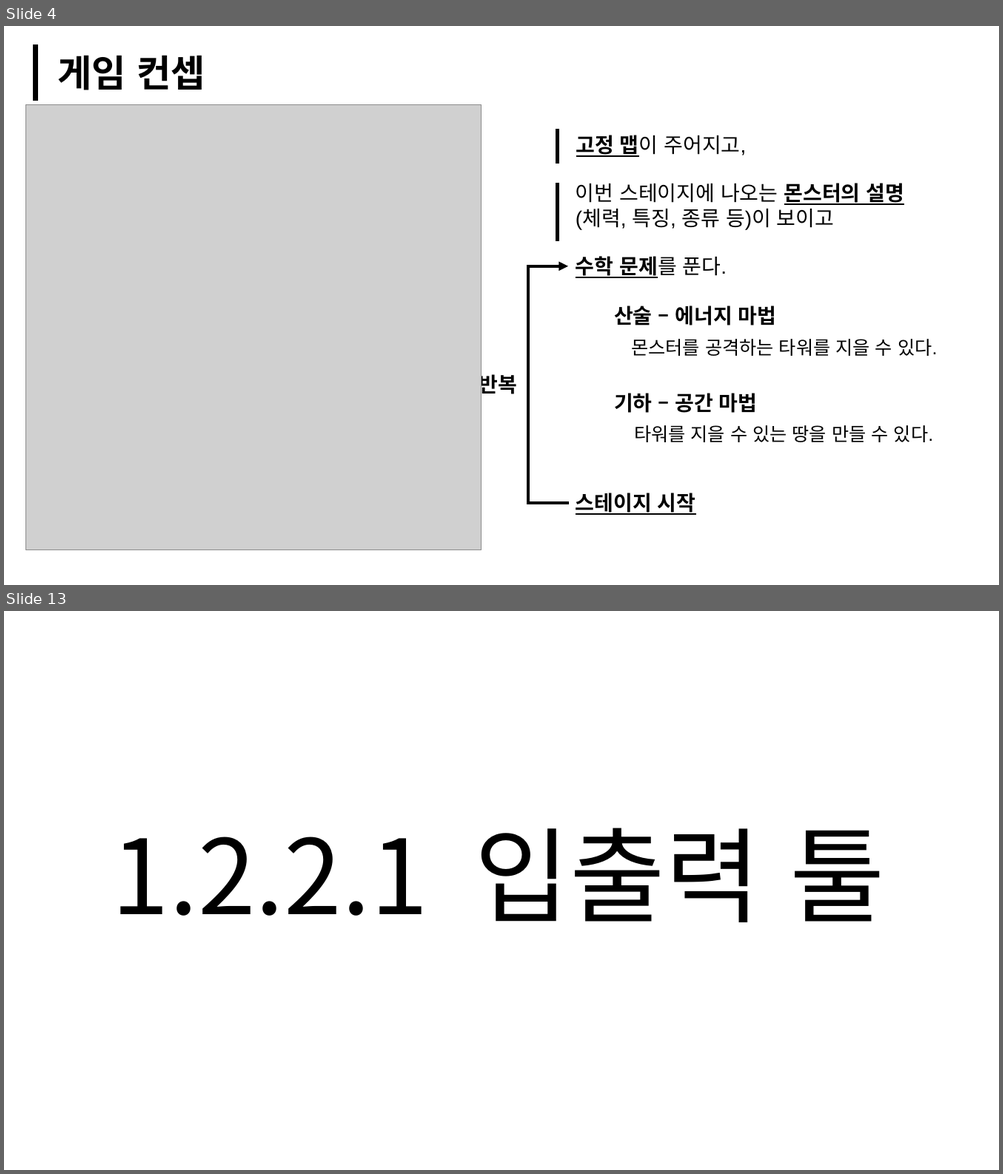
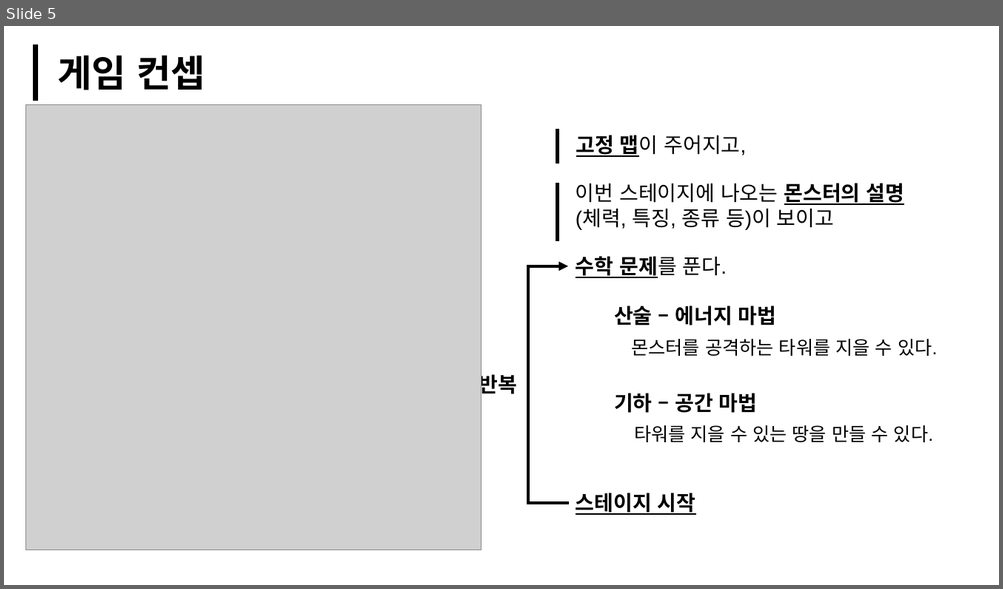
Before and after one commit to Bandyck/WinAPI_Serious, a slide deck: 0818.PPT문서제작/WinApiProject_Serious_임경태.pptx. Shown one above the other, each under a label of ours: slides 4 and 13 before the commit, slide 5 after it; the slides between them are not shown. The pictures are 1003x1174 and 1003x589 pixels, drawn with LibreOffice and Linux fonts; fonts in the diff are those of the drawing; grey boxes stand for pictures. Boxes give left, top, right and bottom in pixels: in the first picture for what was removed or moved away, otherwise in the second. Text is boxed around its words. In the diff, an @@ line names an element or a change of style, - is before the commit and + after.

```diff
--- a/0818.PPT문서제작/WinApiProject_Serious_임경태.pptx
+++ b/0818.PPT문서제작/WinApiProject_Serious_임경태.pptx
@@ slide 13 removed at <box>4,611,999,1170</box>, background #FFFFFF @@
@@ text removed at <box>111,828,885,923</box> @@
-1.2.2.1 입출력 툴
@@ what was slide 4 is now slide 5 @@
```
Also in this commit, not shown: 8 slides changed, 19 slides added, 10 other slides removed.
